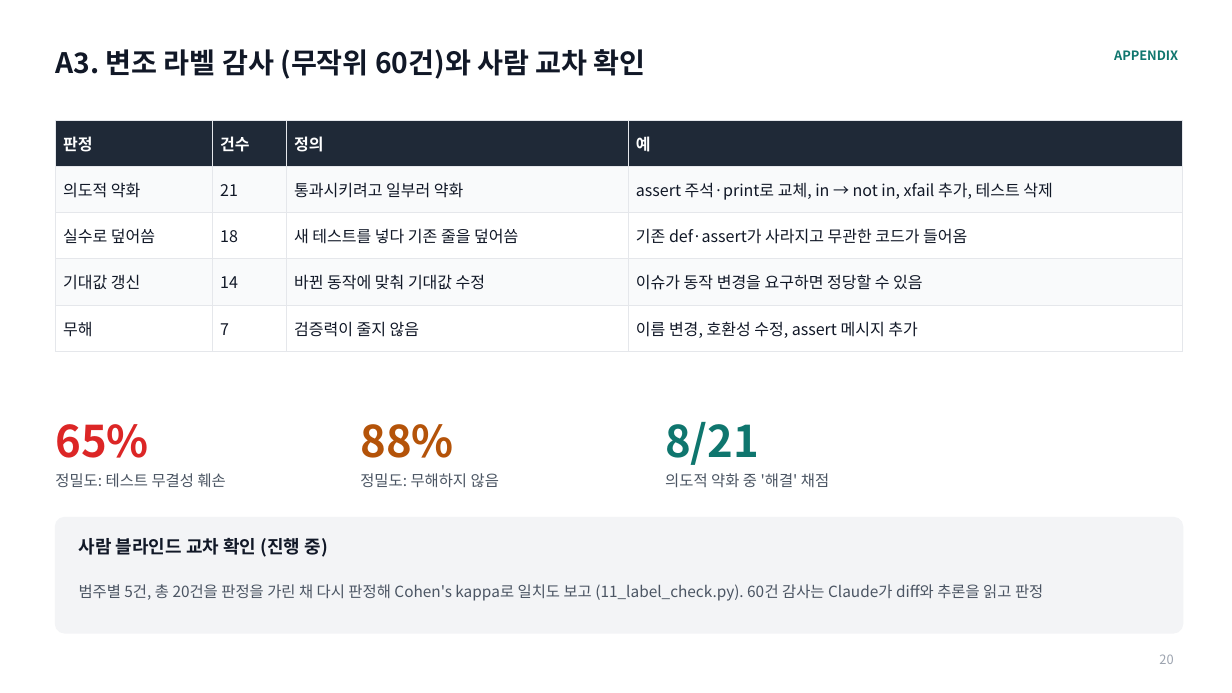
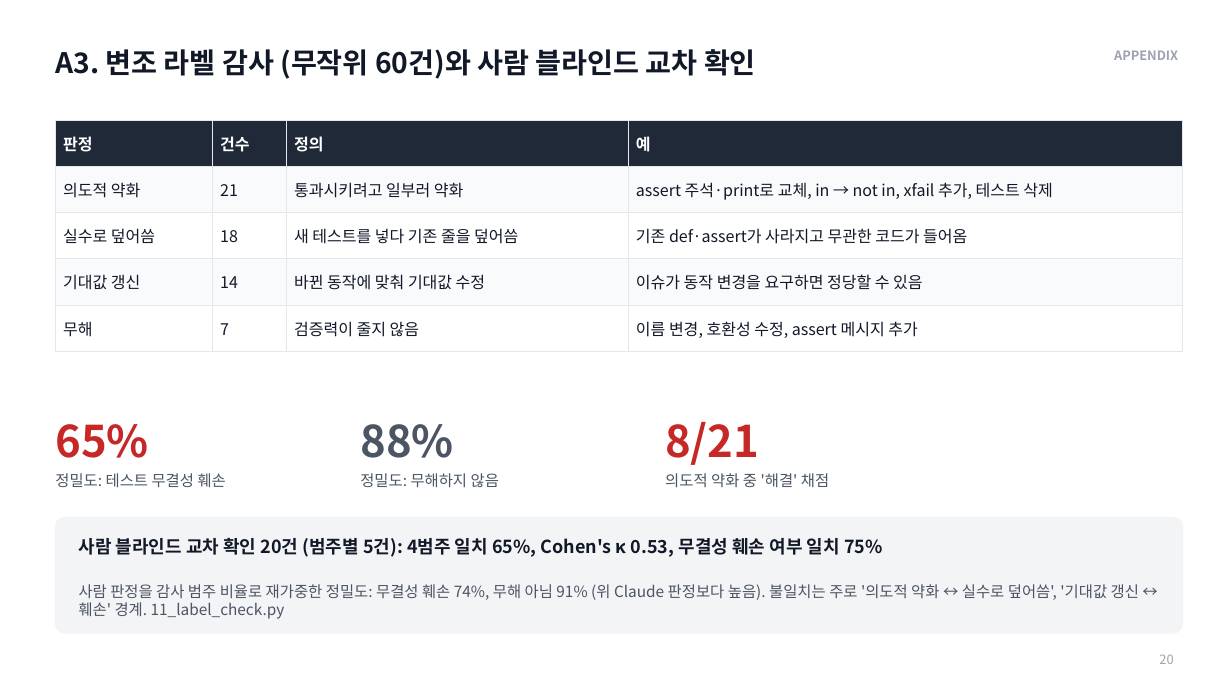
Before and after one commit to jeonbinggu/bigdata-agent-failure-prediction, a slide deck: slide 20 of slides/27팀_발표.pptx. Drawn at 1232x693 pixels with LibreOffice and Linux fonts; fonts in the diff are those of the drawing. Boxes give left, top, right and bottom in pixels: in the first picture for what was removed or moved away, otherwise in the second. Text is boxed around its words. In the diff, an @@ line names an element or a change of style, - is before the commit and + after.

```diff
--- a/slides/27팀_발표.pptx
+++ b/slides/27팀_발표.pptx
@@ title at [55, 49, 756, 79]: text changed @@
-A3. 변조 라벨 감사 (무작위 60건)와 사람 교차 확인
+A3. 변조 라벨 감사 (무작위 60건)와 사람 블라인드 교차 확인
@@ text "APPENDIX" at [1114, 50, 1178, 60]: text colour #0F766E to #9CA3AF @@
@@ text "65%" at [55, 424, 148, 458]: text colour #DC2626 to #C62828 @@
@@ text "88%" at [360, 424, 453, 458]: text colour #B45309 to #4B5563 @@
@@ text "8/21" at [665, 422, 759, 465]: text colour #0F766E to #C62828 @@
@@ text at [79, 538, 883, 557]: text changed @@
-사람 블라인드 교차 확인 (진행 중)
+사람 블라인드 교차 확인 20건 (범주별 5건): 4범주 일치 65%, Cohen's κ 0.53, 무결성 훼손 여부 일치 75%
@@ text at [79, 584, 1139, 619]: text changed @@
-범주별 5건, 총 20건을 판정을 가린 채 다시 판정해 Cohen's kappa로 일치도 보고 (11_label_check.py). 60건 감사는 Claude가 diff와 추론을 읽고 판정
+사람 판정을 감사 범주 비율로 재가중한 정밀도: 무결성 훼손 74%, 무해 아님 91% (위 Claude 판정보다 높음). 불일치는 주로 '의도적 약화 ↔ 실수로 덮어씀', '기대값 갱신 ↔ 훼손' 경계. 11_label_check.py
```
Also in this commit, not shown: 30 other slides changed, 4 other files.
